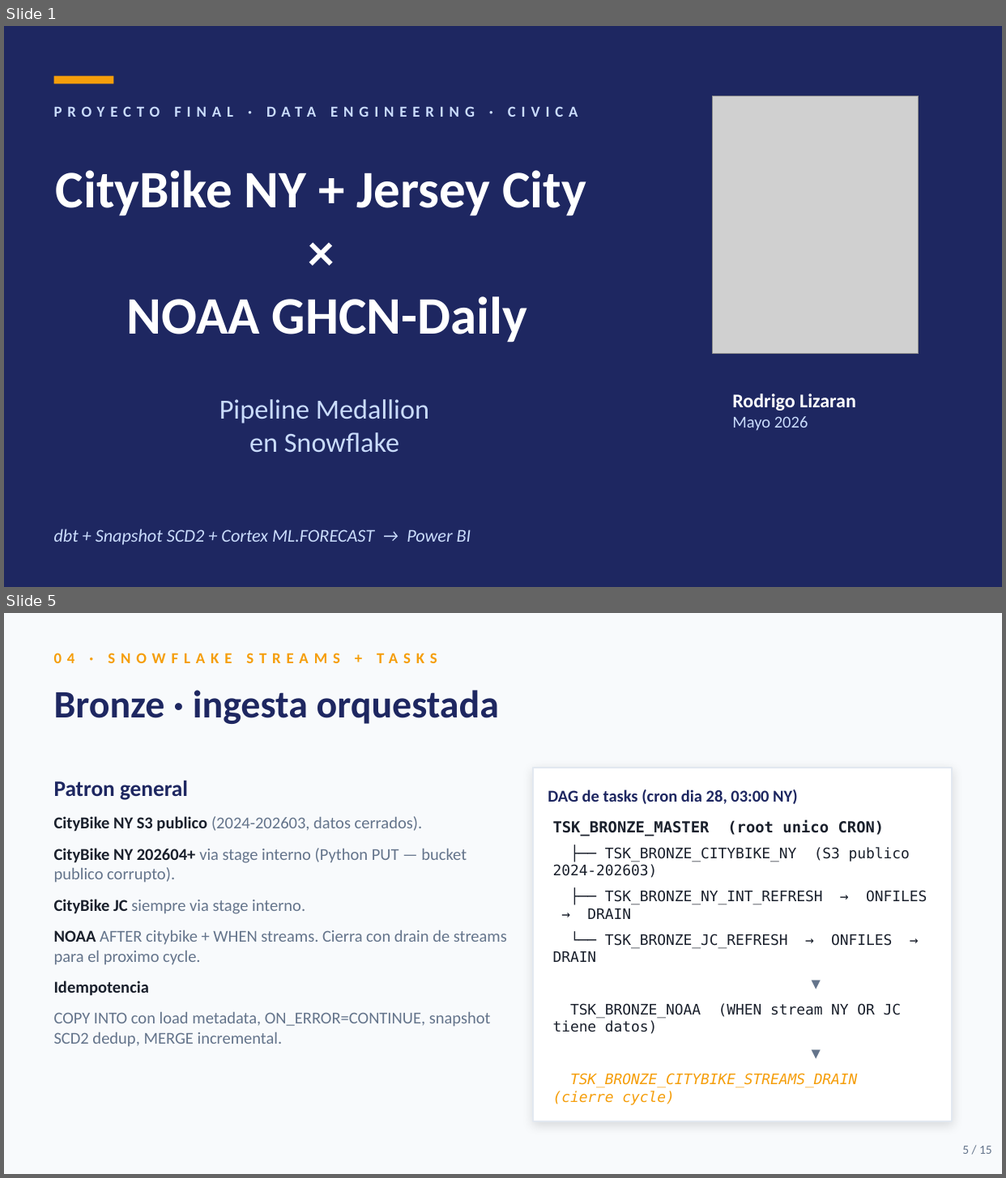
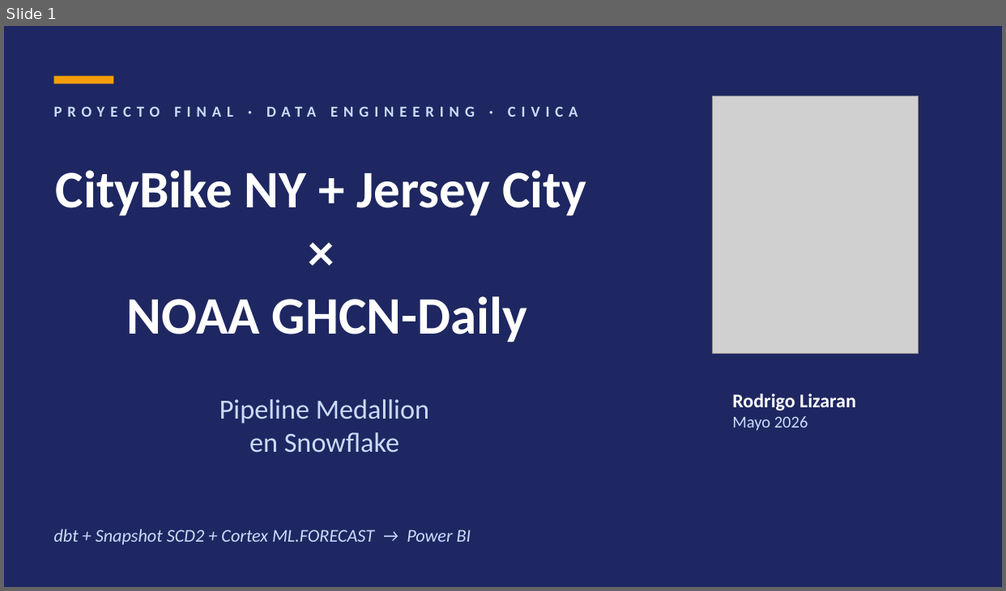
Before and after one commit to Rlizaran/Snowflake_proyect, a slide deck: presentacion/Presentacion.pptx. Shown one above the other, each under a label of ours: slides 1 and 5 before the commit, slide 1 after it; the slides between them are not shown. The pictures are 1006x1178 and 1006x591 pixels, drawn with LibreOffice and Linux fonts; fonts in the diff are those of the drawing; grey boxes stand for pictures. Boxes give left, top, right and bottom in pixels: in the first picture for what was removed or moved away, otherwise in the second. Text is boxed around its words. In the diff, an @@ line names an element or a change of style, - is before the commit and + after.

```diff
--- a/presentacion/Presentacion.pptx
+++ b/presentacion/Presentacion.pptx
@@ slide 5 removed at (4,613,1002,1174), background #F8FAFC @@
@@ text removed at (54,653,437,663) @@
-04 · SNOWFLAKE STREAMS + TASKS
@@ text removed at (54,690,499,724) @@
-Bronze · ingesta orquestada
@@ text removed at (54,780,188,800) @@
-Patron general
@@ rectangle removed at (533,768,952,1122) @@
@@ text removed at (548,790,798,804) @@
-DAG de tasks (cron dia 28, 03:00 NY)
@@ text removed at (54,816,507,1047) @@
-CityBike NY S3 publico (2024-202603, datos cerrados).
-CityBike NY 202604+ via stage interno (Python PUT — bucket publico corrupto).
-CityBike JC siempre via stage interno.
-NOAA AFTER citybike + WHEN streams. Cierra con drain de streams para el proximo cycle.
-Idempotencia
-COPY INTO con load metadata, ON_ERROR=CONTINUE, snapshot SCD2 dedup, MERGE incremental.
@@ text removed at (553,821,901,1105) @@
-TSK_BRONZE_MASTER (root unico CRON)
-├── TSK_BRONZE_CITYBIKE_NY (S3 publico 2024-202603)
-├── TSK_BRONZE_NY_INT_REFRESH → ONFILES → DRAIN
-└── TSK_BRONZE_JC_REFRESH → ONFILES → DRAIN
-▼
-TSK_BRONZE_NOAA (WHEN stream NY OR JC tiene datos)
-▼
-TSK_BRONZE_CITYBIKE_STREAMS_DRAIN (cierre cycle)
@@ text removed at (962,1146,992,1154) @@
-5 / 15
```
Also in this commit, not shown: 10 slides changed, 3 other slides removed, 1 other file.
